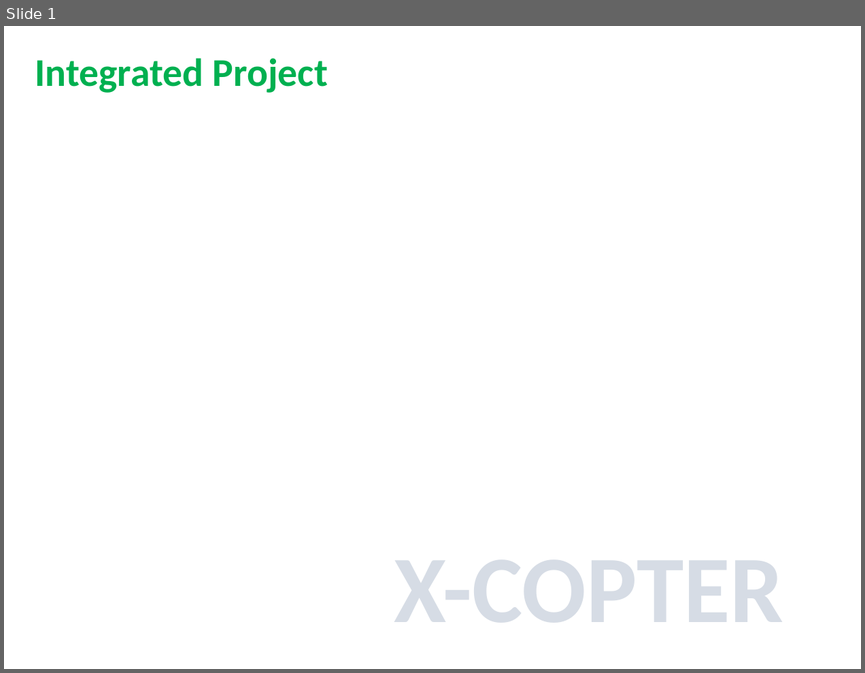
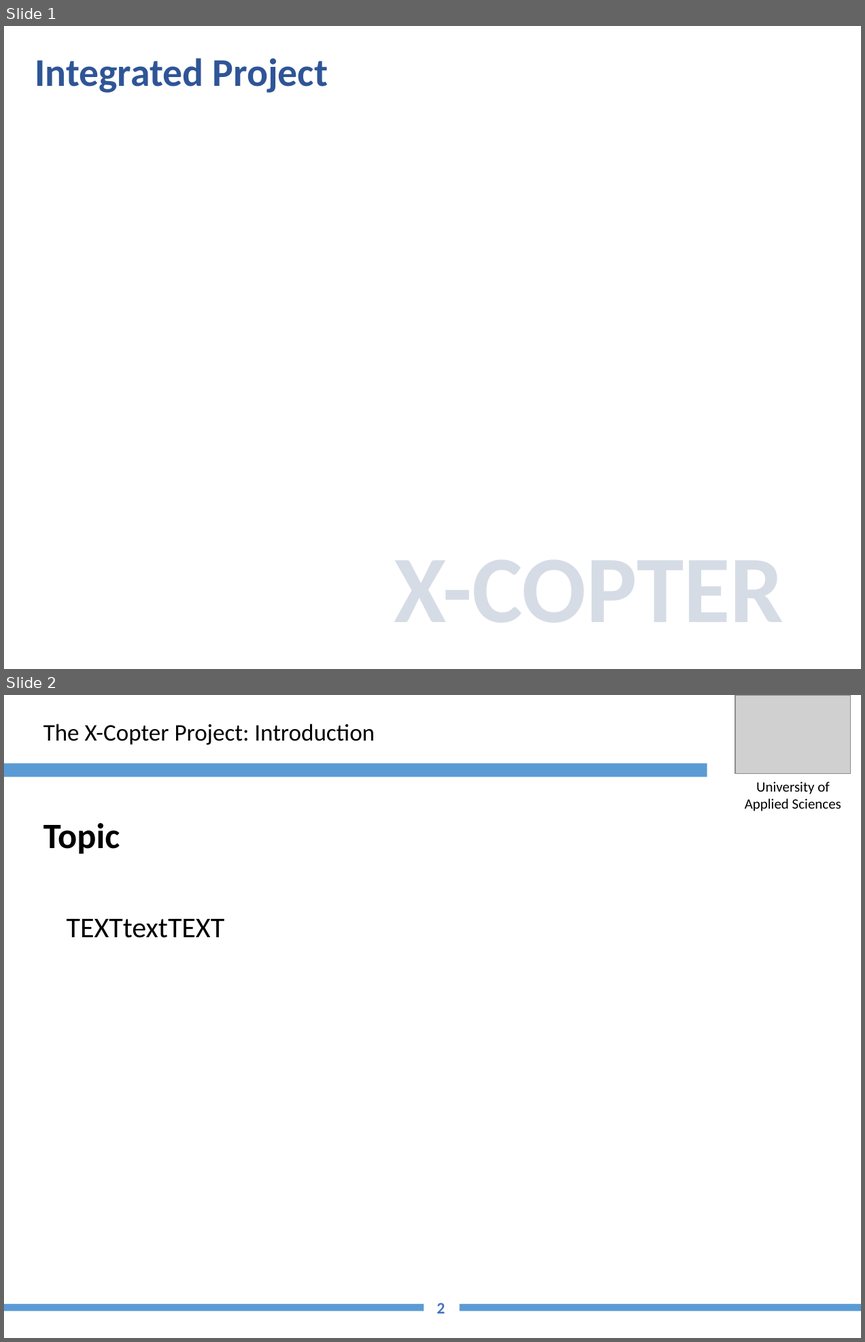
Before and after one commit to XCopter-HSU/XCopter, a slide deck: Final_Report/InFinalReportEinpflegen (Fuer Jan)/presentation_sample/sample_01.pptx. Shown one above the other, each under a label of ours: slide 1 before the commit, slides 1 and 2 after it. The pictures are 865x673 and 865x1342 pixels, drawn with LibreOffice and Linux fonts; fonts in the diff are those of the drawing; grey boxes stand for pictures; background and template pictures are left out. Boxes give left, top, right and bottom in pixels: in the first picture for what was removed or moved away, otherwise in the second. Text is boxed around its words. In the diff, an @@ line names an element or a change of style, - is before the commit and + after.

```diff
--- a/Final_Report/InFinalReportEinpflegen (Fuer Jan)/presentation_sample/sample_01.pptx
+++ b/Final_Report/InFinalReportEinpflegen (Fuer Jan)/presentation_sample/sample_01.pptx
@@ slide 2 added at box(4, 695, 861, 1338), background #FFFFFF @@
@@ picture added at box(735, 695, 851, 774) @@
@@ text added at box(43, 724, 375, 745), 20 pt, text #000000 @@
+The X-Copter Project: Introduction
@@ rectangle added at box(4, 764, 706, 777), fill #5B9BD5 @@
@@ text added at box(745, 781, 841, 811), 12 pt, text #000000 @@
+University of
+Applied Sciences
@@ text added at box(43, 823, 120, 854), 30 pt, text #000000, bold @@
+Topic
@@ text added at box(67, 919, 225, 938), 24 pt, text #000000 @@
+TEXTtextTEXT
@@ rectangle added at box(4, 1304, 424, 1310), fill #5B9BD5 @@
@@ page number added at box(436, 1302, 445, 1313), 13.5 pt, text #4472C4, bold @@
+2
@@ rectangle added at box(459, 1304, 861, 1310), fill #5B9BD5 @@
@@ slide 1 changed as well @@
@@ text "Integrated Project" at box(35, 58, 328, 93): text colour #00B050 to #2F5597 @@
```
Also in this commit, not shown: 2 other slides changed, 12 other slides added.
